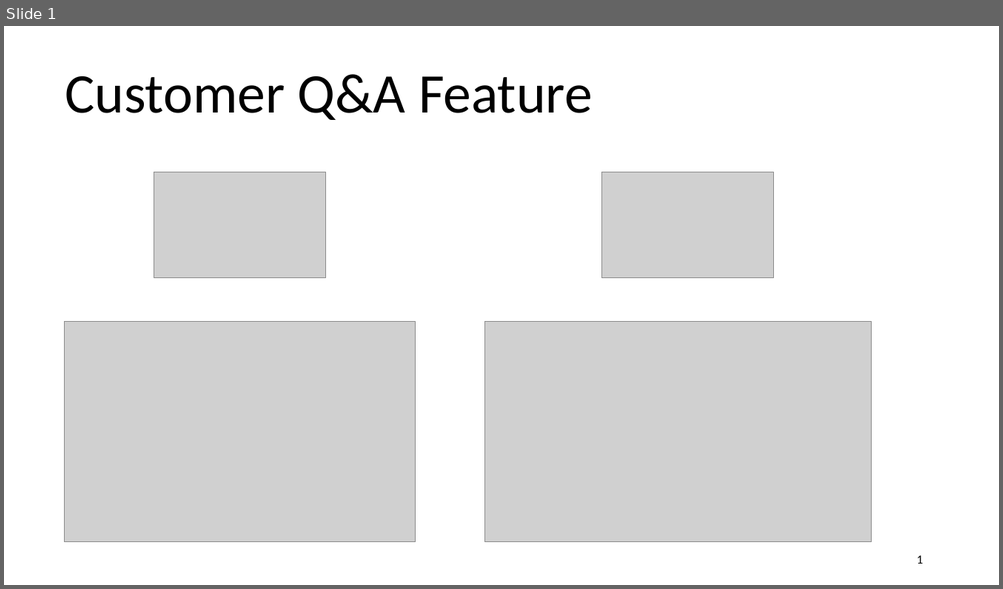
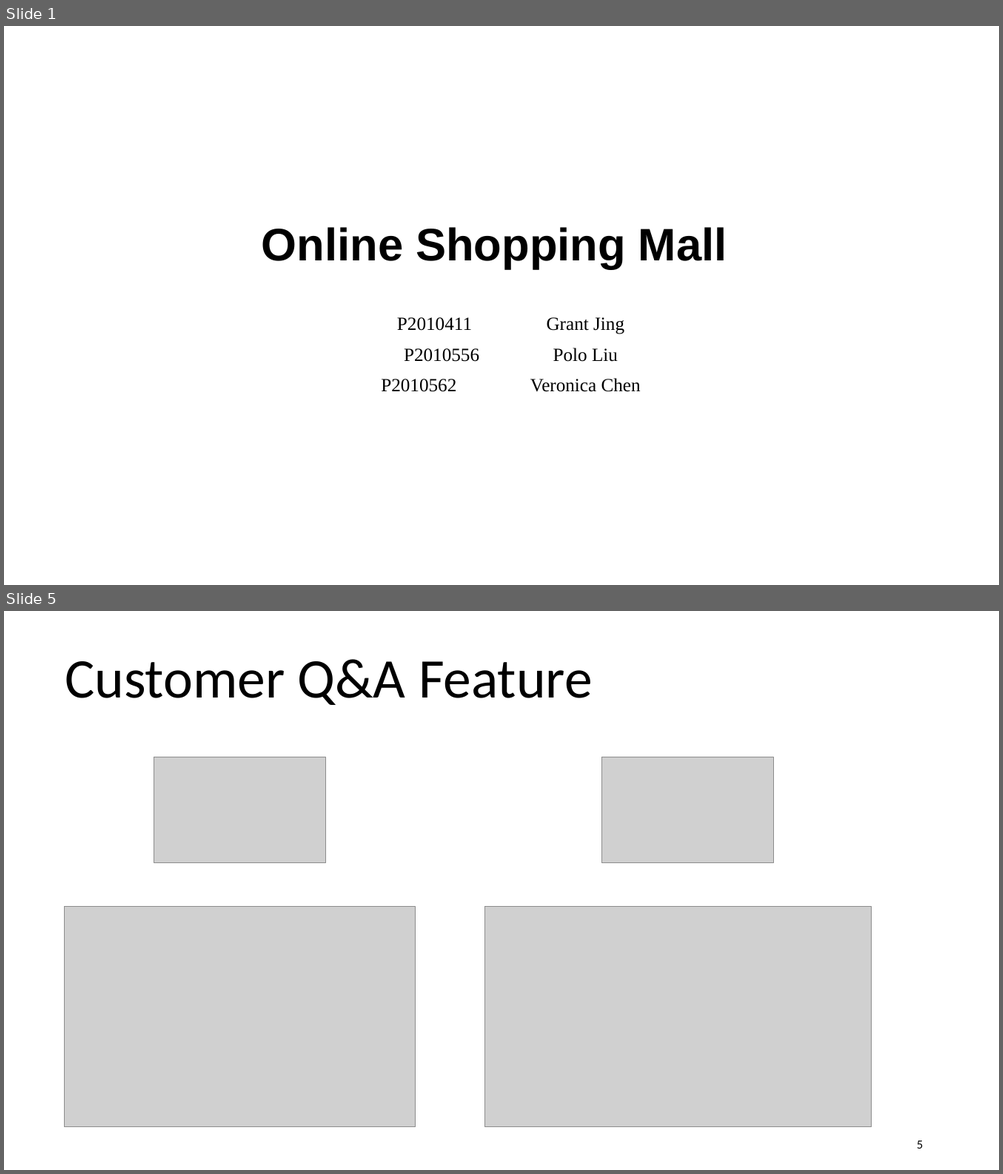
Before and after one commit to lrrong2020/Technical-Writing, a slide deck: Technical Writing.pptx. Shown one above the other, each under a label of ours: slide 1 before the commit, slides 1 and 5 after it; the slides between them are not shown. The pictures are 1003x589 and 1003x1174 pixels, drawn with LibreOffice and Linux fonts; fonts in the diff are those of the drawing; grey boxes stand for pictures. Boxes give left, top, right and bottom in pixels: in the first picture for what was removed or moved away, otherwise in the second. Text is boxed around its words. In the diff, an @@ line names an element or a change of style, - is before the commit and + after.

```diff
--- a/Technical Writing.pptx
+++ b/Technical Writing.pptx
@@ slide 1 added at box(4, 26, 999, 585), background #FFFFFF @@
@@ title added at box(262, 227, 727, 269), 44 pt, text #000000, bold @@
+Online Shopping Mall
@@ text added at box(381, 318, 640, 392), 18 pt, text #000000 @@
+P2010411 Grant Jing
+P2010556 Polo Liu
+P2010562 Veronica Chen
@@ what was slide 1 is now slide 5 @@
@@ page number at box(916, 1141, 922, 1149): text changed @@
-1
+5
```
Also in this commit, not shown: 2 slides changed, 3 other slides added.
